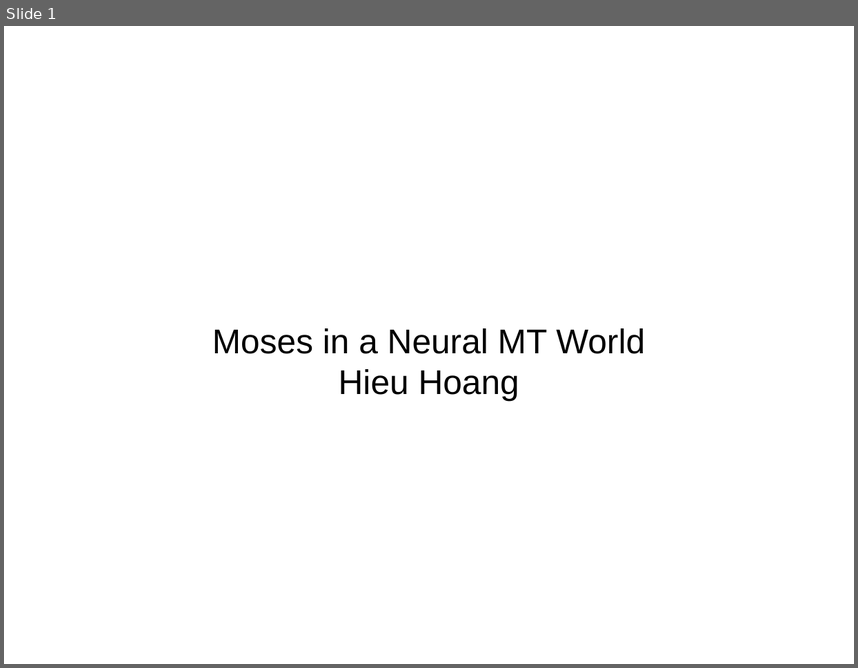
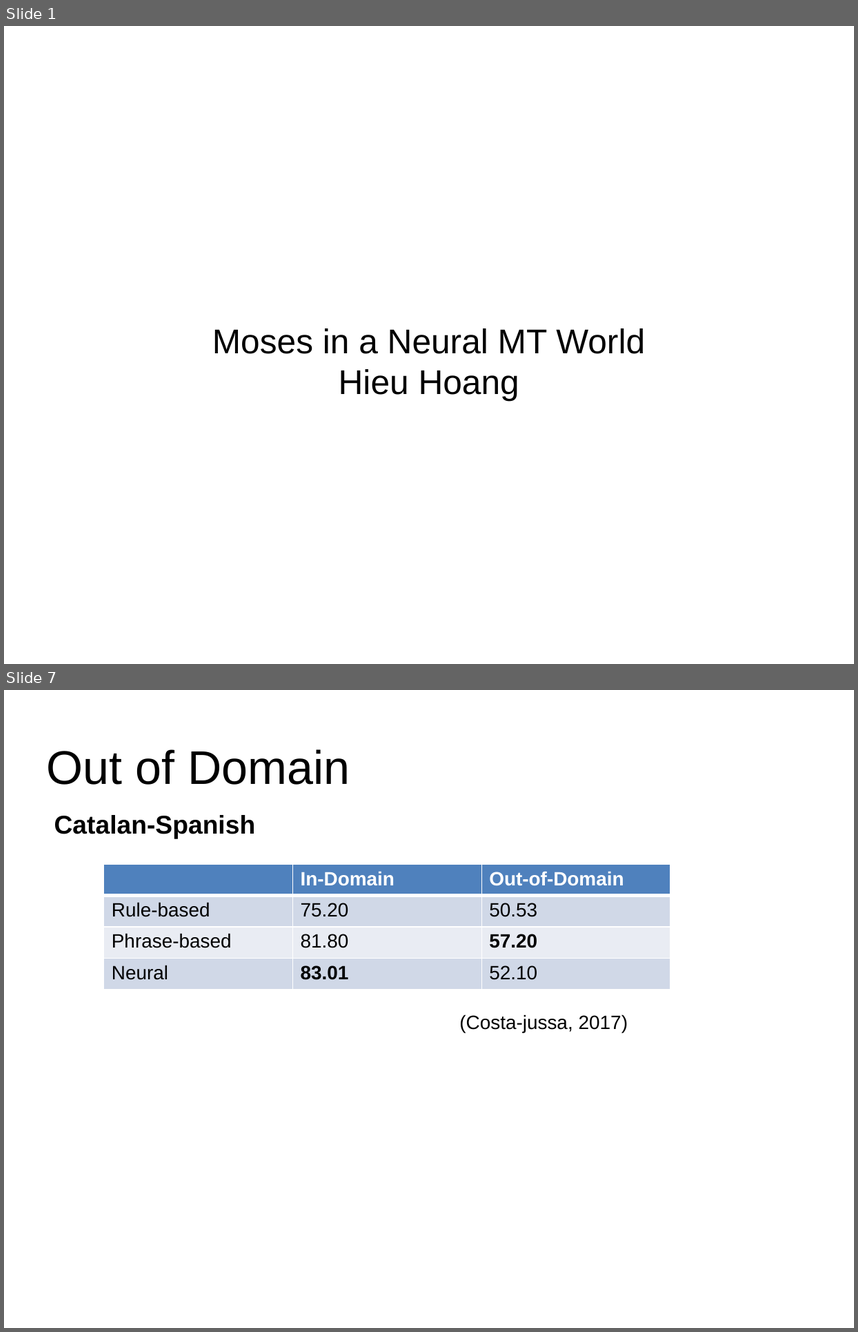
Before and after one commit to hieuhoang/papers, a slide deck: mtma17/slides.pptx. Shown one above the other, each under a label of ours: slide 1 before the commit, slides 1 and 7 after it; the slides between them are not shown. The pictures are 858x668 and 858x1332 pixels, drawn with LibreOffice and Linux fonts; fonts in the diff are those of the drawing. Boxes give left, top, right and bottom in pixels: in the first picture for what was removed or moved away, otherwise in the second. Text is boxed around its words. In the diff, an @@ line names an element or a change of style, - is before the commit and + after.

```diff
--- a/mtma17/slides.pptx
+++ b/mtma17/slides.pptx
@@ slide 7 added at <box>4,690,854,1328</box>, background #FFFFFF @@
@@ title added at <box>47,749,350,785</box>, 44 pt, text #000000 @@
+Out of Domain
@@ text added at <box>54,815,256,839</box>, 24 pt, text #000000, bold @@
+Catalan-Spanish
@@ table added at <box>104,865,671,989</box>, 4 rows, 3 columns @@
+ | In-Domain | Out-of-Domain
+Rule-based | 75.20 | 50.53
+Phrase-based | 81.80 | 57.20
+Neural | 83.01 | 52.10
@@ text added at <box>459,1014,628,1032</box>, 18 pt, text #000000 @@
+(Costa-jussa, 2017)
```
Also in this commit, not shown: 1 slide changed, 5 other slides added, 1 slide removed.
